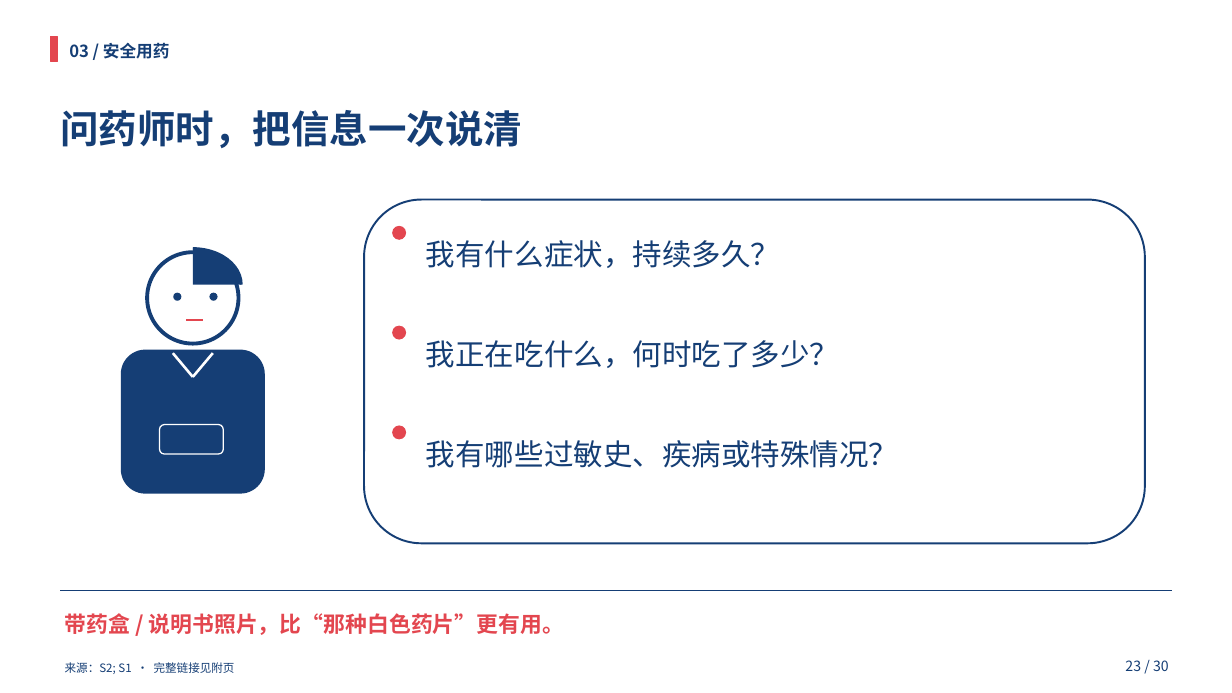
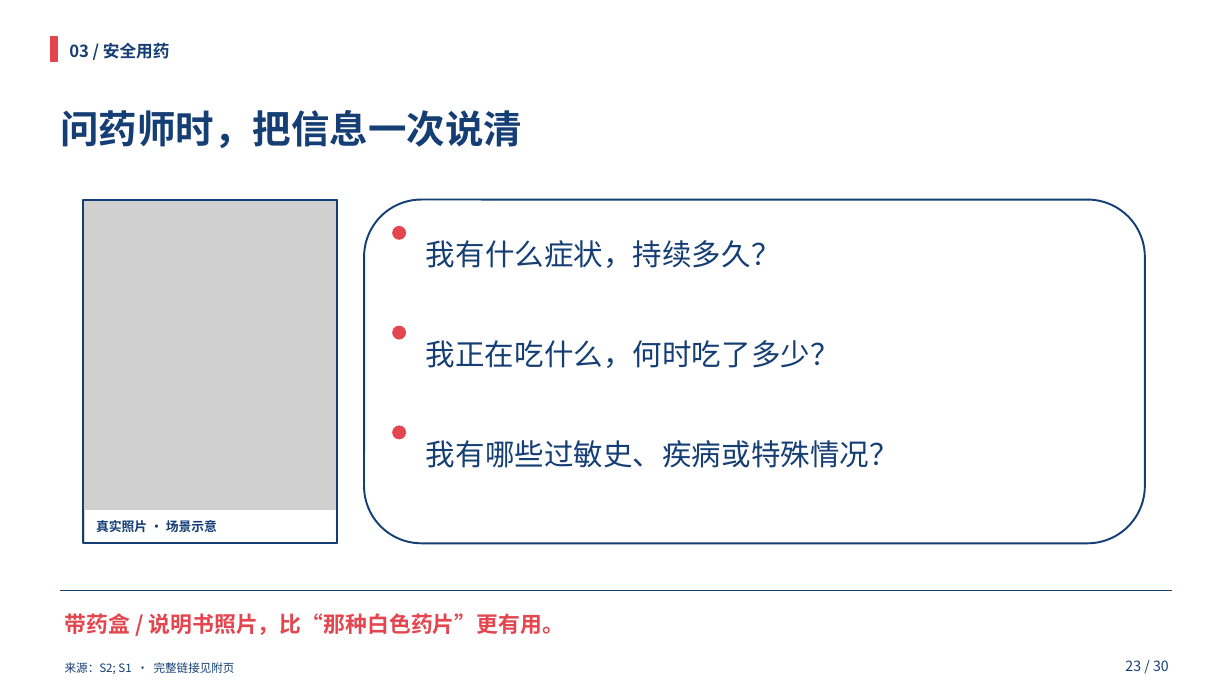
Before and after one commit to HOU-snowyfly/PPTbuilder, a slide deck: slide 23 of 交付文件/合理用药_双人35分钟.pptx. Drawn at 1232x693 pixels with LibreOffice and Linux fonts; fonts in the diff are those of the drawing; grey boxes stand for pictures. Boxes give left, top, right and bottom in pixels: in the first picture for what was removed or moved away, otherwise in the second. Text is boxed around its words. In the diff, an @@ line names an element or a change of style, - is before the commit and + after.

Commit message:
Add licensed real photos to 18 presentation slides and refresh all materials

```diff
--- a/交付文件/合理用药_双人35分钟.pptx
+++ b/交付文件/合理用药_双人35分钟.pptx
@@ picture added at bbox=[83, 200, 337, 543] @@
@@ rectangle added at bbox=[83, 200, 337, 543], outline #153E75 1.5 pt @@
@@ arc (boxed as its full ellipse) removed at bbox=[144, 249, 241, 321] @@
@@ ellipse removed at bbox=[147, 252, 238, 344] @@
@@ ellipse removed at bbox=[174, 293, 181, 300] @@
@@ ellipse removed at bbox=[210, 293, 217, 300] @@
@@ line removed from (186, 320) to (203, 320) @@
@@ rounded rectangle removed at bbox=[121, 350, 263, 493] @@
@@ line removed from (173, 353) to (193, 377) @@
@@ line removed from (213, 353) to (193, 377) @@
@@ rounded rectangle removed at bbox=[160, 424, 224, 454] @@
@@ rectangle added at bbox=[85, 511, 335, 542], fill #FFFFFF, outline #FFFFFF 0.75 pt @@
@@ text added at bbox=[96, 520, 217, 532], 10 pt, text #153E75, bold @@
+真实照片 · 场景示意
```
Also in this commit, not shown: 20 other slides changed, 2 slides added, 23 other files.
